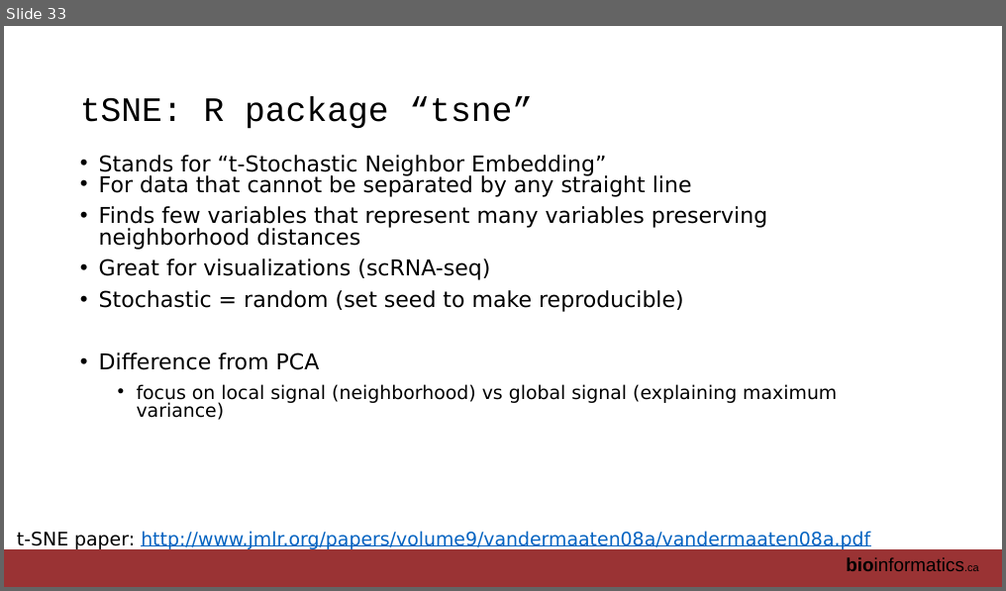
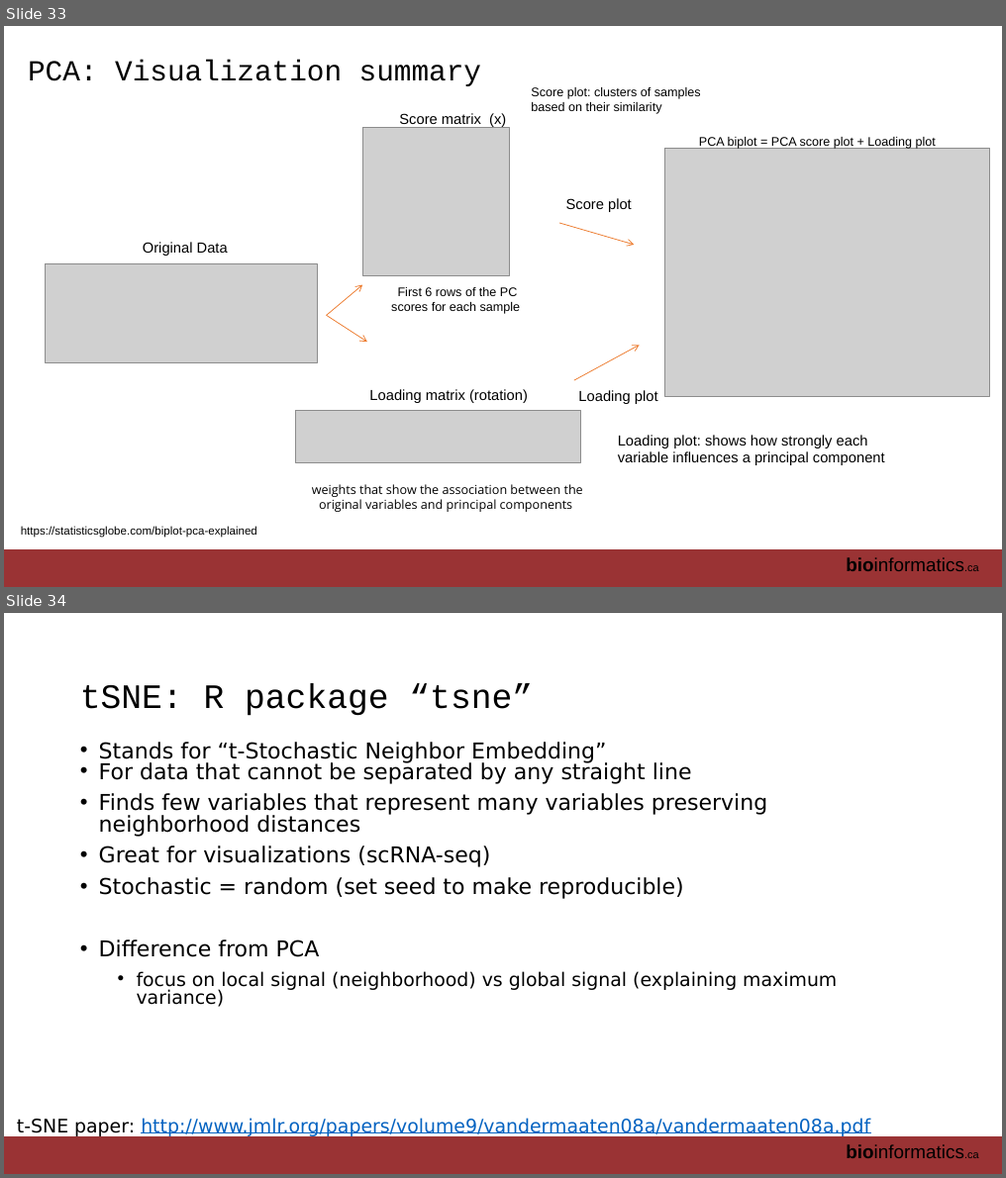
Before and after one commit to RealPaiLab/CBW_AUR2023, a slide deck: book/lectures/AUR_2023_Module2_DimensionReduction.pptx. Shown one above the other, each under a label of ours: slide 33 before the commit, slides 33 and 34 after it. The pictures are 1006x591 and 1006x1178 pixels, drawn with LibreOffice and Linux fonts; fonts in the diff are those of the drawing; grey boxes stand for pictures. Boxes give left, top, right and bottom in pixels: in the first picture for what was removed or moved away, otherwise in the second. Text is boxed around its words. In the diff, an @@ line names an element or a change of style, - is before the commit and + after.

```diff
--- a/book/lectures/AUR_2023_Module2_DimensionReduction.pptx
+++ b/book/lectures/AUR_2023_Module2_DimensionReduction.pptx
@@ slide 33 added at box(4, 26, 1002, 587), background #FFFFFF; not listed: 2 template elements that a slide beside it also shows @@
@@ title added at box(28, 60, 481, 86), 28 pt, text #000000 @@
+PCA: Visualization summary
@@ text added at box(399, 113, 506, 128), 14 pt, text #000000 @@
+Score matrix (x)
@@ text added at box(531, 87, 701, 114), 12 pt, text #000000 @@
+Score plot: clusters of samples based on their similarity
@@ picture added at box(362, 127, 509, 276) @@
@@ text added at box(699, 137, 936, 149), 12 pt, text #000000 @@
+PCA biplot = PCA score plot + Loading plot
@@ picture added at box(665, 148, 990, 396) @@
@@ text added at box(566, 198, 632, 212), 14 pt, text #000000 @@
+Score plot
@@ arrow added from (559, 223) to (635, 245), #ED7D31 0.75 pt @@
@@ text added at box(143, 242, 228, 256), 14 pt, text #000000 @@
+Original Data
@@ picture added at box(46, 264, 318, 363) @@
@@ arrow added from (327, 316) to (362, 285), #ED7D31 0.75 pt @@
@@ text added at box(391, 287, 521, 314), 12 pt, text #000000 @@
+First 6 rows of the PC scores for each sample
@@ arrow added from (326, 316) to (367, 342), #ED7D31 0.75 pt @@
@@ arrow added from (574, 380) to (640, 345), #ED7D31 0.75 pt @@
@@ picture added at box(295, 411, 580, 464) @@
@@ text added at box(369, 389, 528, 403), 14 pt, text #000000 @@
+Loading matrix (rotation)
@@ text added at box(578, 390, 658, 404), 14 pt, text #000000 @@
+Loading plot
@@ text added at box(618, 435, 885, 466), 14 pt, text #000000 @@
+Loading plot: shows how strongly each variable influences a principal component
@@ text added at box(312, 484, 583, 512), 12 pt, text #000000 @@
+weights that show the association between the original variables and principal components
@@ text added at box(21, 526, 257, 538), 11 pt, text #000000 @@
+https://statisticsglobe.com/biplot-pca-explained
@@ what was slide 33 is now slide 34 @@
```
Also in this commit, not shown: 17 slides changed, 1 other slide added, 28 other files.
